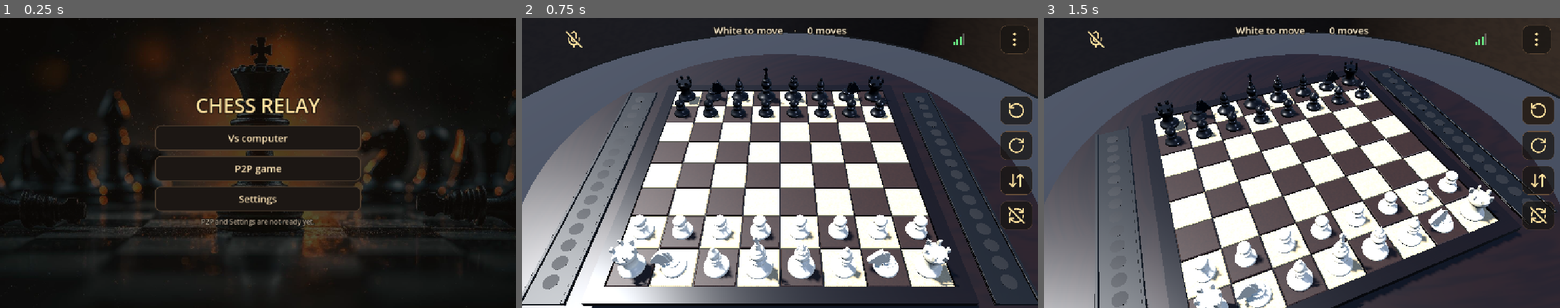
Above: before the commit, frames 1-3 (left to right).
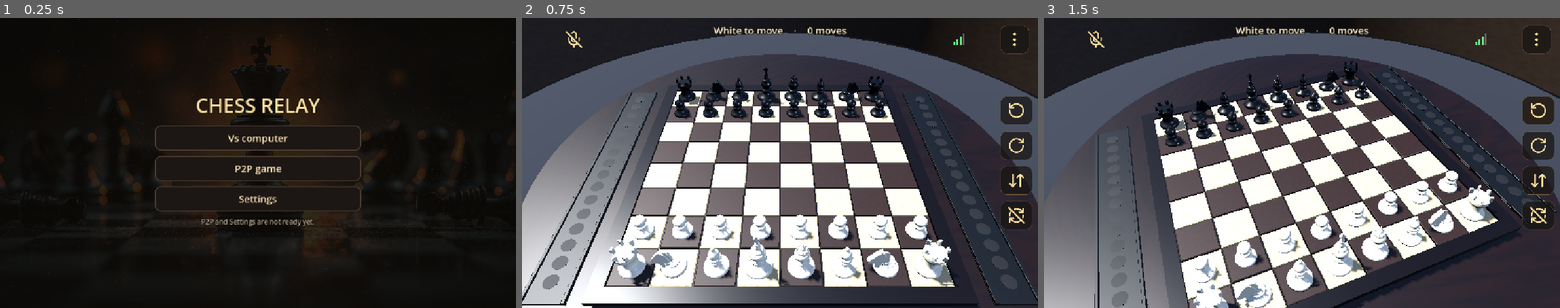
Above: after the commit, the same moments.

Repository: shedrackgodstime/chess-relay
Game: Godot game, scene res://home.tscn
The game is run twice, just before and just after one commit, with the same random seed, the same clock (stepped at 60 frames per second) and the same inputs.
Inputs (mouse positions are in pixels of both pictures, inside the frame that each line leads up to):
- Up to frame 1 (0.25 s): no input
- Up to frame 2 (0.75 s): click "Vs computer" at 0.5 s
- Up to frame 3 (1.5 s): click (1539, 110) at 1.25 s

The runs differ from the first frame. In frame 1, 5.4% of the frame differs, in the area x 0-100%, y 3-87%; in frame 2, nothing differs; in frame 3, nothing differs.

Commit message:
Hold the home picture back to 0.86, and record why the first two values failed
0.72 was still too bright, so the wash is 0.86. Three values now: 0.55 too light, 0.72
still too light, 0.86 the one to look at.

The thing worth writing down is that all three steps went the same way. The glow behind
the king survives a light wash almost intact, because it is a large luminance contrast
rather than a bright area, and dimming a contrast is not the same as dimming a
highlight. I chose 0.55 by reasoning about a bright region and the art did not have
one; it had a contrast, and contrast is far more stubborn than brightness. If the
picture ever wants to come back up, the answer is a vignette that darkens the middle
where the title sits, not a lighter flat wash, because that is the part that actually
has to go.

The test now requires at least 0.85 rather than 0.7, so it cannot drift back toward the
range already judged wrong on a real screen.

Diff:
--- a/tools/test_home.gd
+++ b/tools/test_home.gd
@@ -44,7 +44,7 @@
 		# The picture must actually be held back, not just covered by a node that
 		# happens to exist. Asserting the node's presence is how 0.55 passed review
 		# while the image still shouted over the title.
-		_check("and it really dims the picture", shade.color.a >= 0.7,
+		_check("and it really dims the picture", shade.color.a >= 0.85,
 			"alpha=%.2f" % shade.color.a)
 		_check("over the whole screen", shade.size.x >= home.size.x * 0.9
 			and shade.size.y >= home.size.y * 0.9,
--- a/ui/home_screen.gd
+++ b/ui/home_screen.gd
@@ -33,7 +33,7 @@
 ## Named so it can be judged in one place and adjusted without hunting for it: this is
 ## a value for the eye, not for a formula, and it will want to be looked at on a real
 ## screen in daylight.
-const SHADE := 0.72
+const SHADE := 0.86
 
 
 @onready var background: TextureRect = %HomeBackground
@@ -77,12 +77,18 @@
 	# need their own darkness to sit on rather than relying on the art being calm
 	# where the text happens to land.
 	#
-	# Heavier than it looks like it should be. At 0.55 the embers and the board behind
-	# the king still read at full strength and the title fought them, and on a phone in
-	# daylight that fight gets worse rather than better. The image is a mood, not the
-	# content; the words are the content. One flat wash rather than a gradient, because
-	# a gradient that leaves a clear window in the middle puts the brightest part of the
-	# art exactly where the title sits, which is the thing to avoid.
+	# Heavier than it looks like it should be, and heavier than seemed defensible when
+	# it was first chosen. 0.55 was too light, 0.72 was still too light, and this is
+	# 0.86. Each step was judged on a real screen and each was wrong in the same
+	# direction, which is worth recording: the glow behind the king survives a light
+	# wash almost intact, because it is a large luminance contrast rather than a bright
+	# area, and dimming a contrast is not the same as dimming a highlight. On a phone in
+	# daylight it is worse again.
+	#
+	# The image is a mood; the words are the content. It is still recognisably that
+	# picture and it is plainly not competing. If a day comes when it wants to be
+	# brighter, the right move is a vignette that darkens the middle where the title
+	# sits, not a lighter wash, since that is the part that actually has to go.
 	var shade := ColorRect.new()
 	shade.name = "HomeShade"
 	shade.set_anchors_preset(Control.PRESET_FULL_RECT)
Not shown, changed: docs/BACKLOG.md
